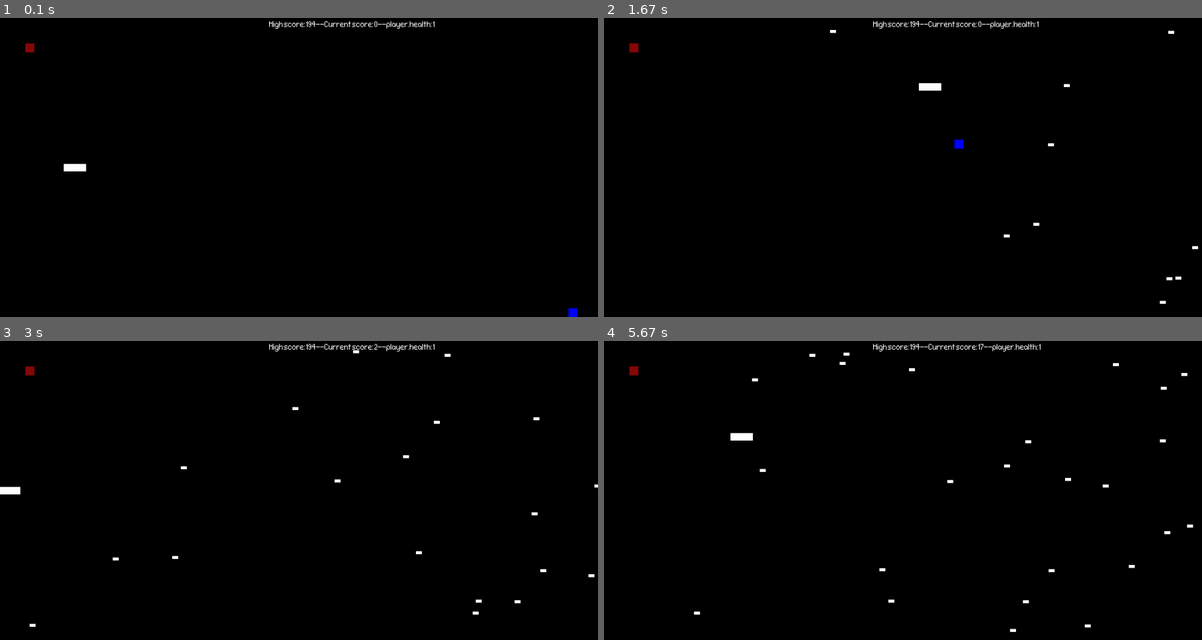
Above: before the commit, frames 1-4 (two rows, left to right).
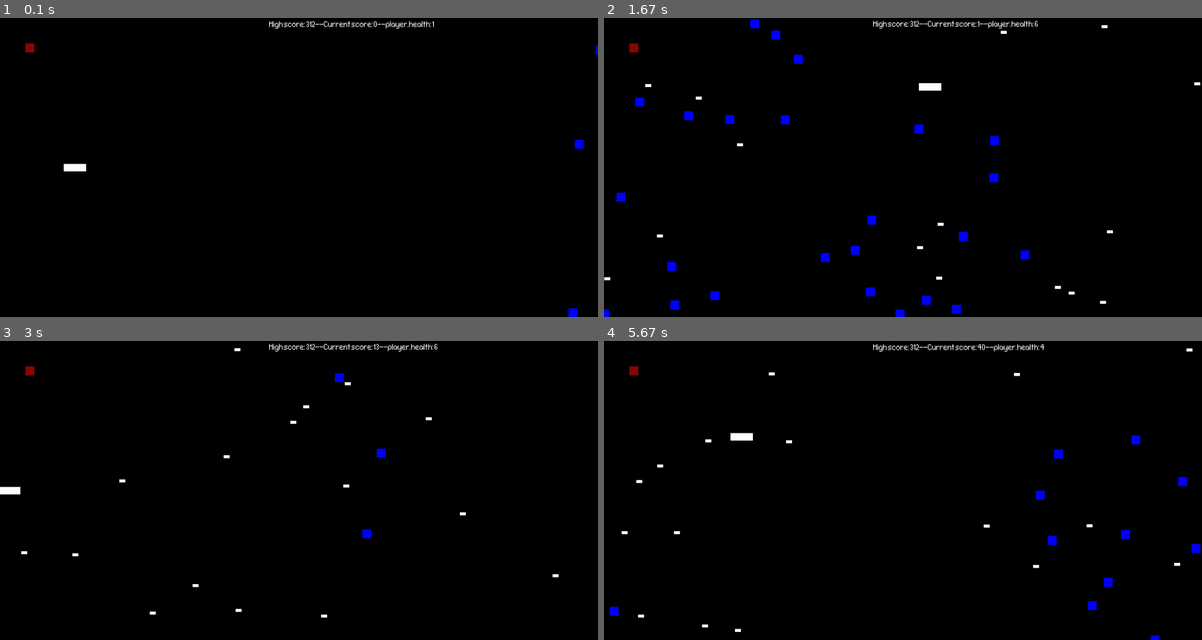
Above: after the commit, the same moments.

Repository: freshJester/pygame-prototypes
Game: pygame game, started from test2.py
Same seed, same stepped clock (60 frames per second), same inputs: the game is played once before the commit and once after it.
Inputs:
- Up to frame 1 (0.1 s): no input
- Up to frame 2 (1.67 s): hold Right 0.33-0.8 s; hold Up 0.83-1.13 s; hold Right 1.17-1.63 s
- Up to frame 3 (3 s): hold Left 1.67-2.2 s; hold Down 2.23-2.53 s; hold Left 2.57-2.97 s
- Up to frame 4 (5.67 s): hold Up 3-3.37 s; hold Right 3.4-4.03 s; hold Down 4.07-4.43 s; hold Left 4.47-4.93 s; hold Right 4.97-5.43 s; hold Up from 5.47 s (still down)

The runs differ from the first frame. In frame 1, 0.3% of the frame differs, in the area x 51-100%, y 1-44%; in frame 2, 1.9%, in the area x 0-100%, y 0-100%; in frame 3, 0.8%; in frame 4, 1.4%.

Commit message:
Fixed health issues

Diff:
--- a/highscore.txt
+++ b/highscore.txt
@@ -1 +1 @@
-194
+312
--- a/test1.py
+++ b/test1.py
@@ -179,9 +179,9 @@
         #     all_sprites.add(new_armor)
 
     # Responsible for spawning armor
-    for entity in all_sprites:
-        if type(entity) == armor:
-            armor_check = True
+    # for entity in all_sprites:
+    #     if type(entity) == armor:
+    #         armor_check = True
 
     if ENEMIES_DEFEATED % 10 == 0 and armor_check == False:
         # Create the new armor and add it to sprite groups
--- a/test2.py
+++ b/test2.py
@@ -70,7 +70,7 @@
             )
         )
         # self.speed = random.randint(5, 20)
-        self.speed = random.gauss(mu=10, sigma=10)
+        self.speed = random.gauss(mu=30, sigma=10)
 
     # Move the sprite based on speed
     # Remove the sprite when it passes the left edge of the screen
@@ -108,13 +108,11 @@
         self.rect.move_ip(-self.speed, 0)
         if self.rect.right < 0:
             self.kill()
-            armor_check = False
 
         if pygame.sprite.spritecollideany(player, armors,):
 
             player.health+=1
             self.kill()
-            armor_check = False
 class Health(pygame.sprite.Sprite):
     def __init__(self, x, y):
         super(Health, self).__init__()
@@ -197,12 +195,19 @@
         #     armors.add(new_armor)
         #     all_sprites.add(new_armor)
 
-    if ENEMIES_DEFEATED % 10 == 0 and armor_check == False and player.health<=3:
+    # Responsible for spawning armor
+    # for entity in all_sprites:
+    #     if type(entity) == armor:
+    #         armor_check = True
+
+    if ENEMIES_DEFEATED % 10 == 0 and armor_check == False:
         # Create the new armor and add it to sprite groups
         new_armor = Armor()
         armors.add(new_armor)
         all_sprites.add(new_armor)
         armor_check = True
+    else:
+        armor_check = False
 
     if player.health >= 1:
         new_health = Health(100,100)
Not shown, changed: README.md
